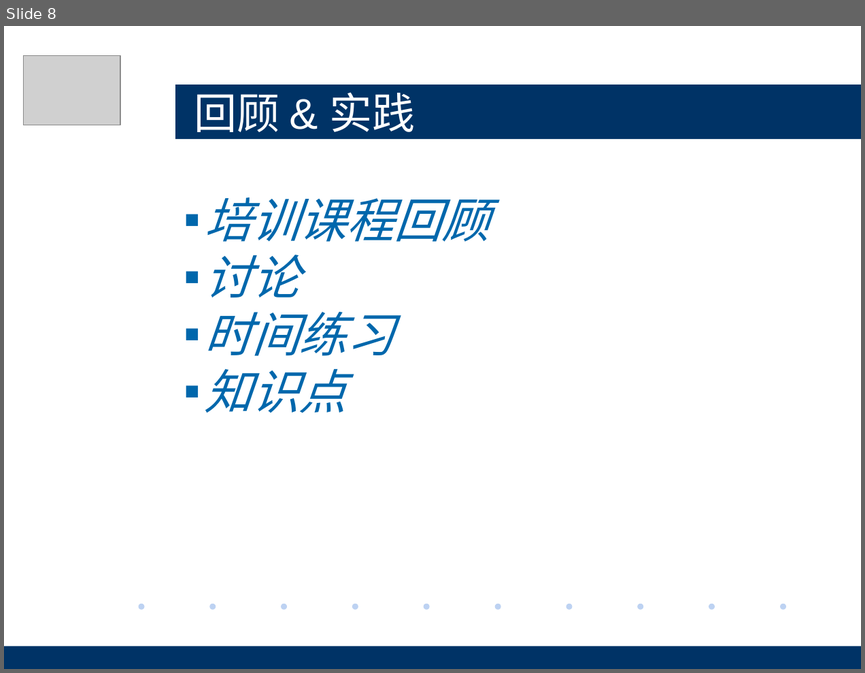
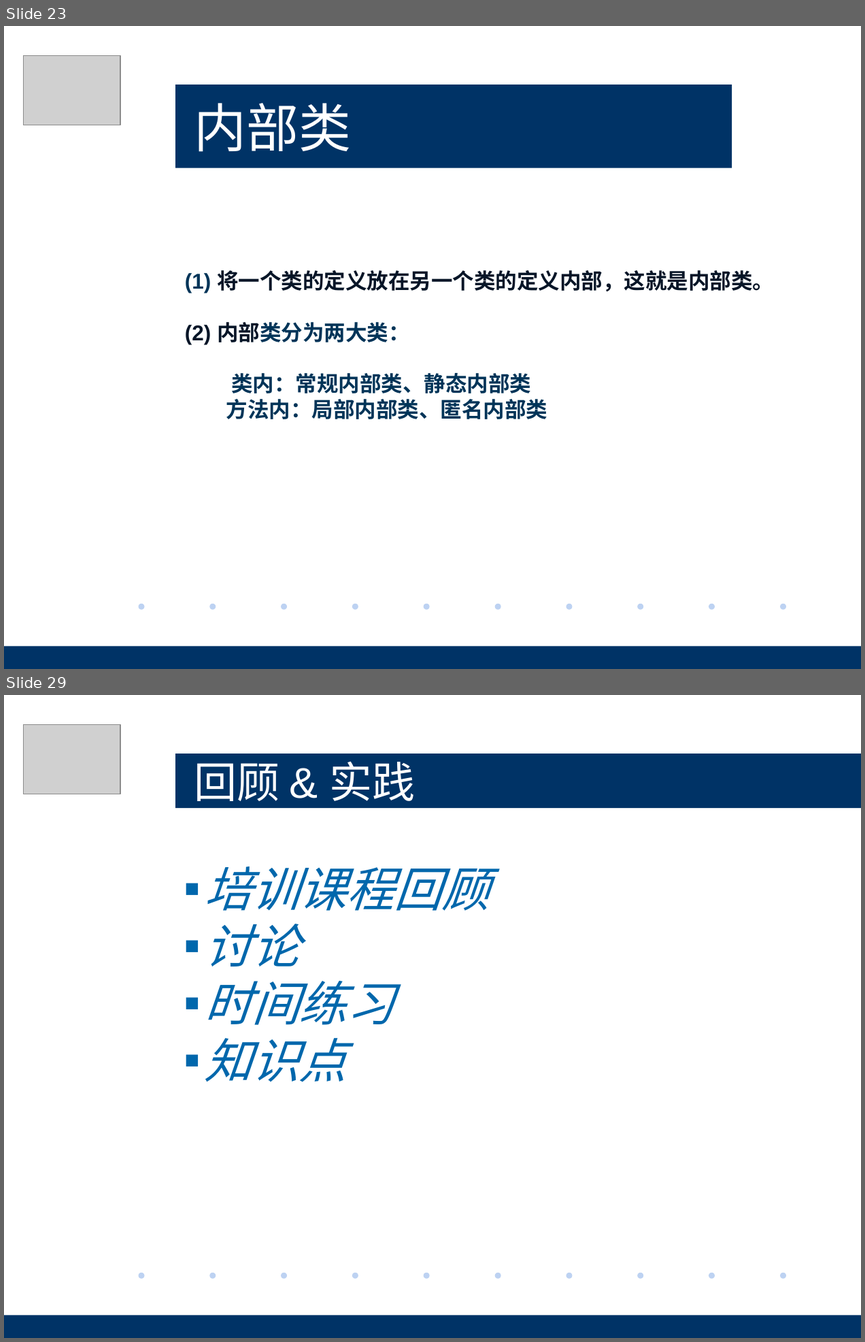
Before and after one commit to pez1420/peixun, a slide deck: Java基础/Java基础培训-基础语法.pptx. Shown one above the other, each under a label of ours: slide 8 before the commit, slides 23 and 29 after it; the slides between them are not shown. The pictures are 865x673 and 865x1342 pixels, drawn with LibreOffice and Linux fonts; fonts in the diff are those of the drawing; grey boxes stand for pictures; background and template pictures are left out. Boxes give left, top, right and bottom in pixels: in the first picture for what was removed or moved away, otherwise in the second. Text is boxed around its words. In the diff, an @@ line names an element or a change of style, - is before the commit and + after.

```diff
--- a/Java基础/Java基础培训-基础语法.pptx
+++ b/Java基础/Java基础培训-基础语法.pptx
@@ slide 23 added at bbox=[4, 26, 861, 669], background #FFFFFF; not listed: 12 template elements that a slide beside it also shows @@
@@ picture added at bbox=[23, 56, 120, 125] @@
@@ title added at bbox=[175, 84, 732, 167], fill #003366, 44 pt, text #FFFFFF @@
+内部类
@@ text added at bbox=[185, 270, 774, 419], 18 pt, text #003458, bold @@
+(1) 将一个类的定义放在另一个类的定义内部，这就是内部类。
+(2) 内部类分为两大类：
+类内：常规内部类、静态内部类
+方法内：局部内部类、匿名内部类
@@ rectangle added at bbox=[718, 651, 861, 669], fill #003366 @@
@@ what was slide 8 is now slide 29 @@
```
Also in this commit, not shown: 1 slide changed, 21 other slides added, 1 slide removed, 3 other files.
